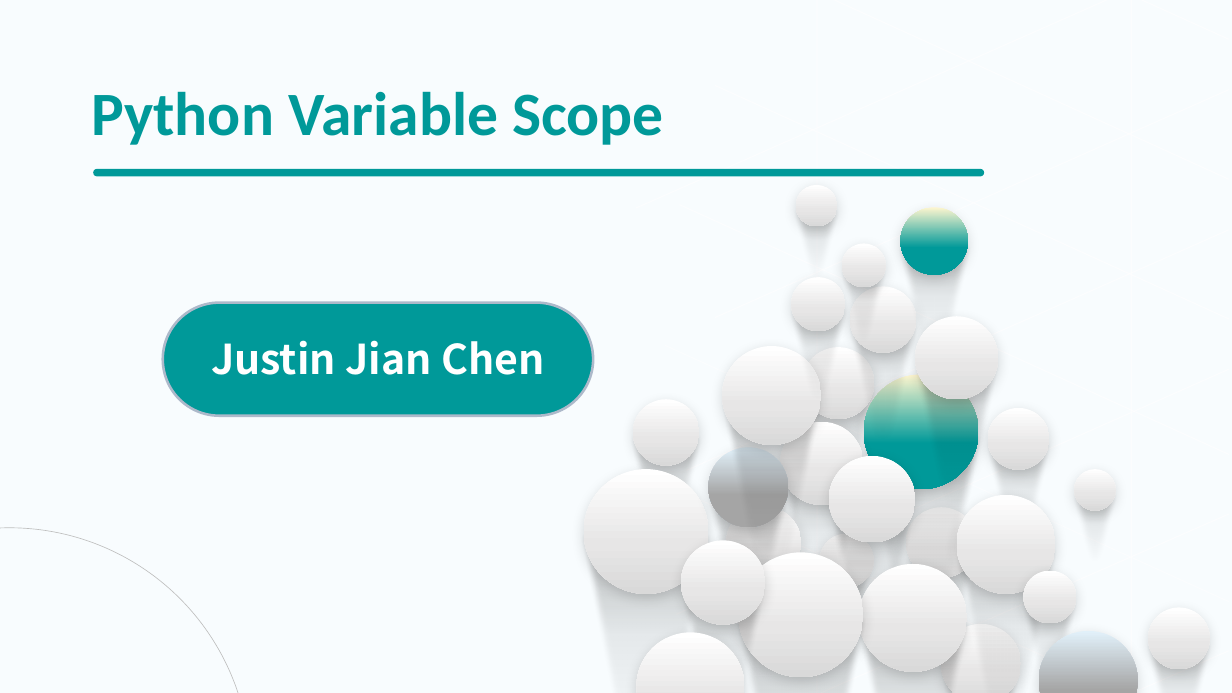
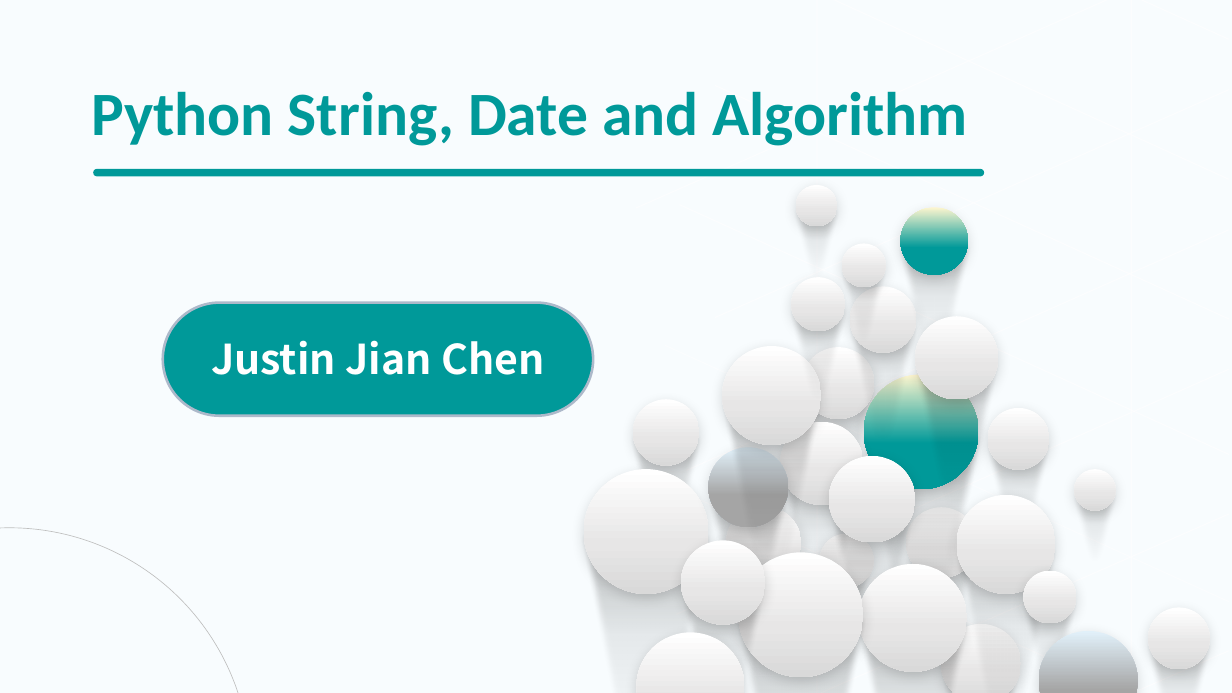
Before and after one commit to jianchentech/PythonLesson, a slide deck: slide 1 of pythonBeginnerLecture/PythonPart12.pptx. Drawn at 1232x693 pixels with LibreOffice and Linux fonts; fonts in the diff are those of the drawing; background and template pictures are left out. Boxes give left, top, right and bottom in pixels: in the first picture for what was removed or moved away, otherwise in the second. Text is boxed around its words. In the diff, an @@ line names an element or a change of style, - is before the commit and + after.

```diff
--- a/pythonBeginnerLecture/PythonPart12.pptx
+++ b/pythonBeginnerLecture/PythonPart12.pptx
@@ text at (x1=91, y1=91, x2=968, y2=146): text changed @@
-Python Variable Scope
+Python String, Date and Algorithm
```
Also in this commit, not shown: 1 other file.
